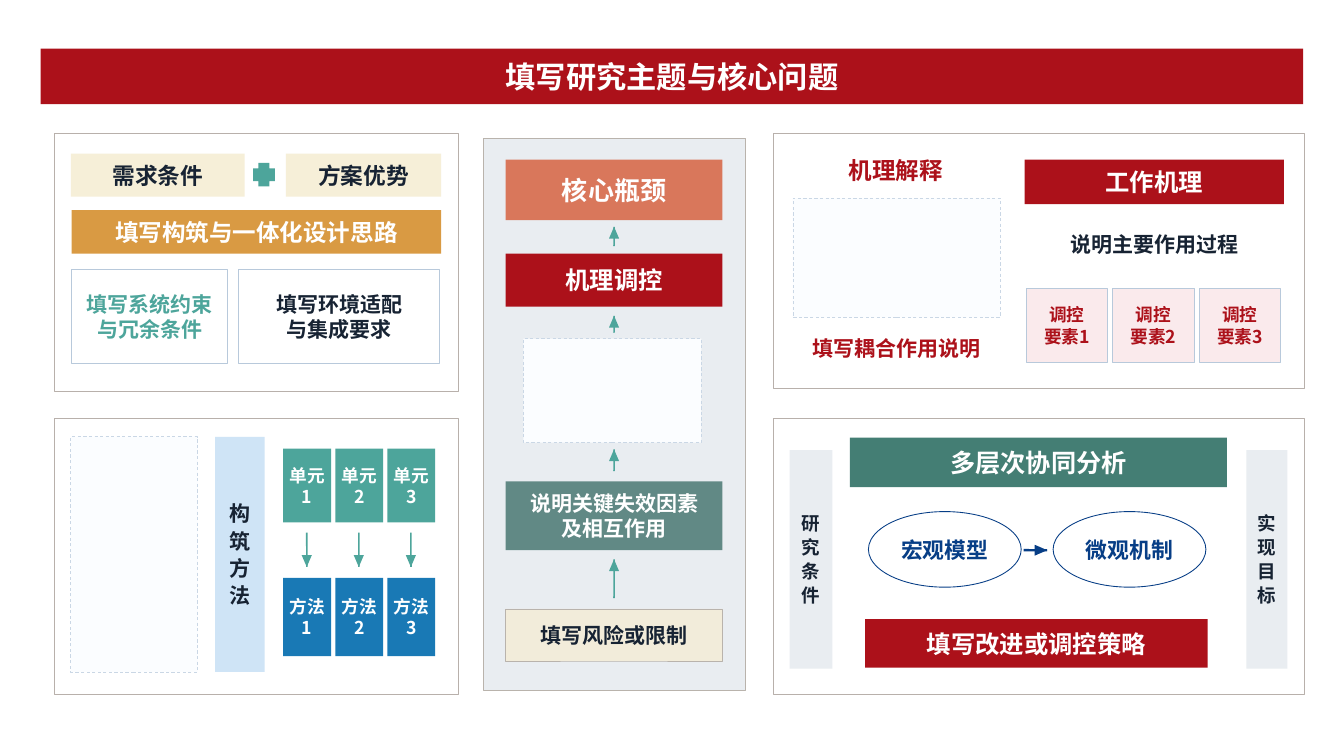
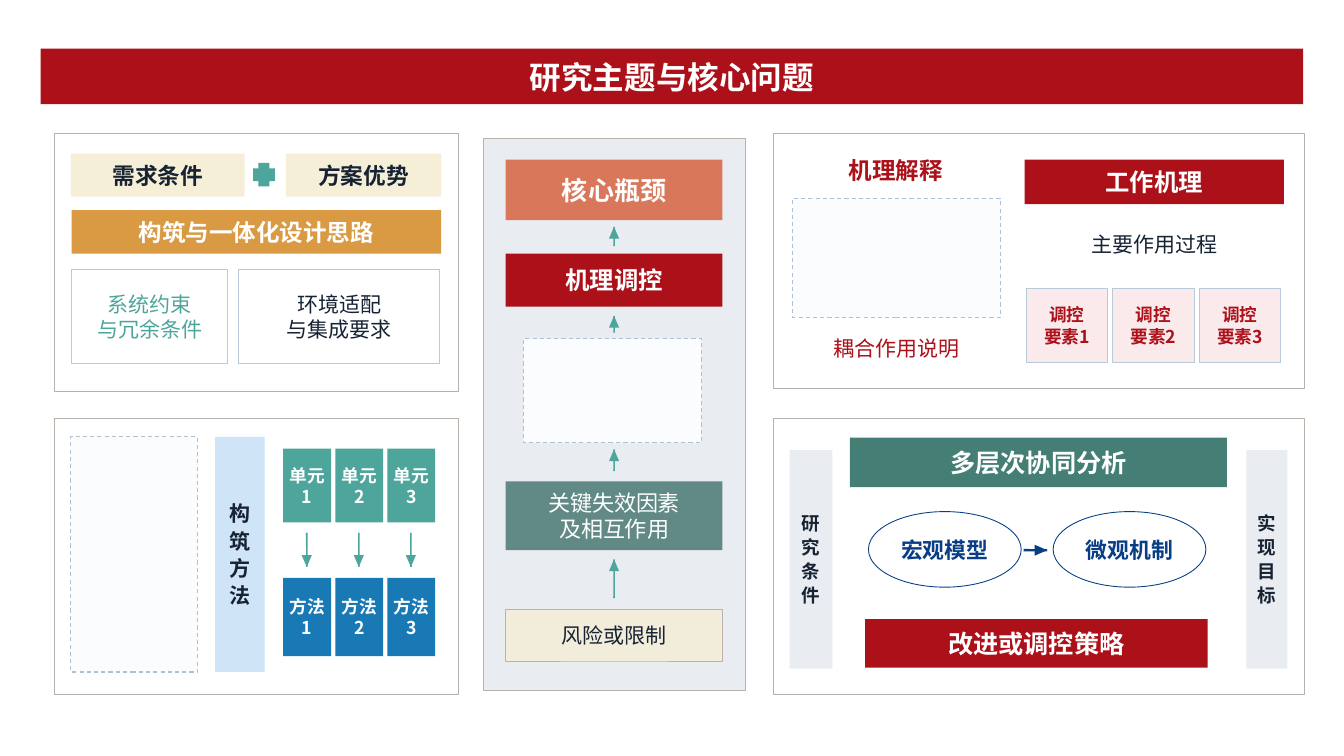
Before and after one commit to chengweihuu/research-opt-skill, a slide deck: slide 26 of assets/template-library.pptx. Drawn at 1344x756 pixels with LibreOffice and Linux fonts; fonts in the diff are those of the drawing. Boxes give left, top, right and bottom in pixels: in the first picture for what was removed or moved away, otherwise in the second. Text is boxed around its words. In the diff, an @@ line names an element or a change of style, - is before the commit and + after.

```diff
--- a/assets/template-library.pptx
+++ b/assets/template-library.pptx
@@ text in rectangle at (530,62,814,92): text changed; size 21.6 to 22.5 pt @@
-填写研究主题与核心问题
+研究主题与核心问题
@@ fill #FBFDFF to #FBFCFE; outline #CAD7E5 0.57 pt dashed to #AFC0D3 0.75 pt dashed in 3 elements at (71,437,198,671), (523,339,702,443), (793,199,1001,318) @@
@@ text in rectangle at (139,221,374,243): text changed @@
-填写构筑与一体化设计思路
+构筑与一体化设计思路
@@ text at (1091,234,1217,254): text changed; bold off @@
-说明主要作用过程
+主要作用过程
@@ text in rectangle at (108,294,192,314): text changed; bold off @@
-填写系统约束
+系统约束
@@ text in rectangle at (297,294,381,314): text changed; bold off @@
-填写环境适配
+环境适配
@@ text in rectangle at (97,319,202,339): bold off in "与冗余条件" @@
@@ text in rectangle at (287,319,392,339): bold off in "与集成要求" @@
@@ text at (834,338,960,358): text changed; bold off @@
-填写耦合作用说明
+耦合作用说明
@@ text in rectangle at (548,492,680,513): text changed; size 15 to 15.8 pt; bold off @@
-说明关键失效因素
+关键失效因素
@@ text in rectangle at (559,518,669,539): size 15 to 15.8 pt, bold off in "及相互作用" @@
@@ text in rectangle at (562,625,667,645): text changed; bold off @@
-填写风险或限制
+风险或限制
@@ text in rectangle at (948,631,1124,656): text changed; size 17.4 to 18 pt @@
-填写改进或调控策略
+改进或调控策略
```
Also in this commit, not shown: 37 other slides changed, 1 other file.
